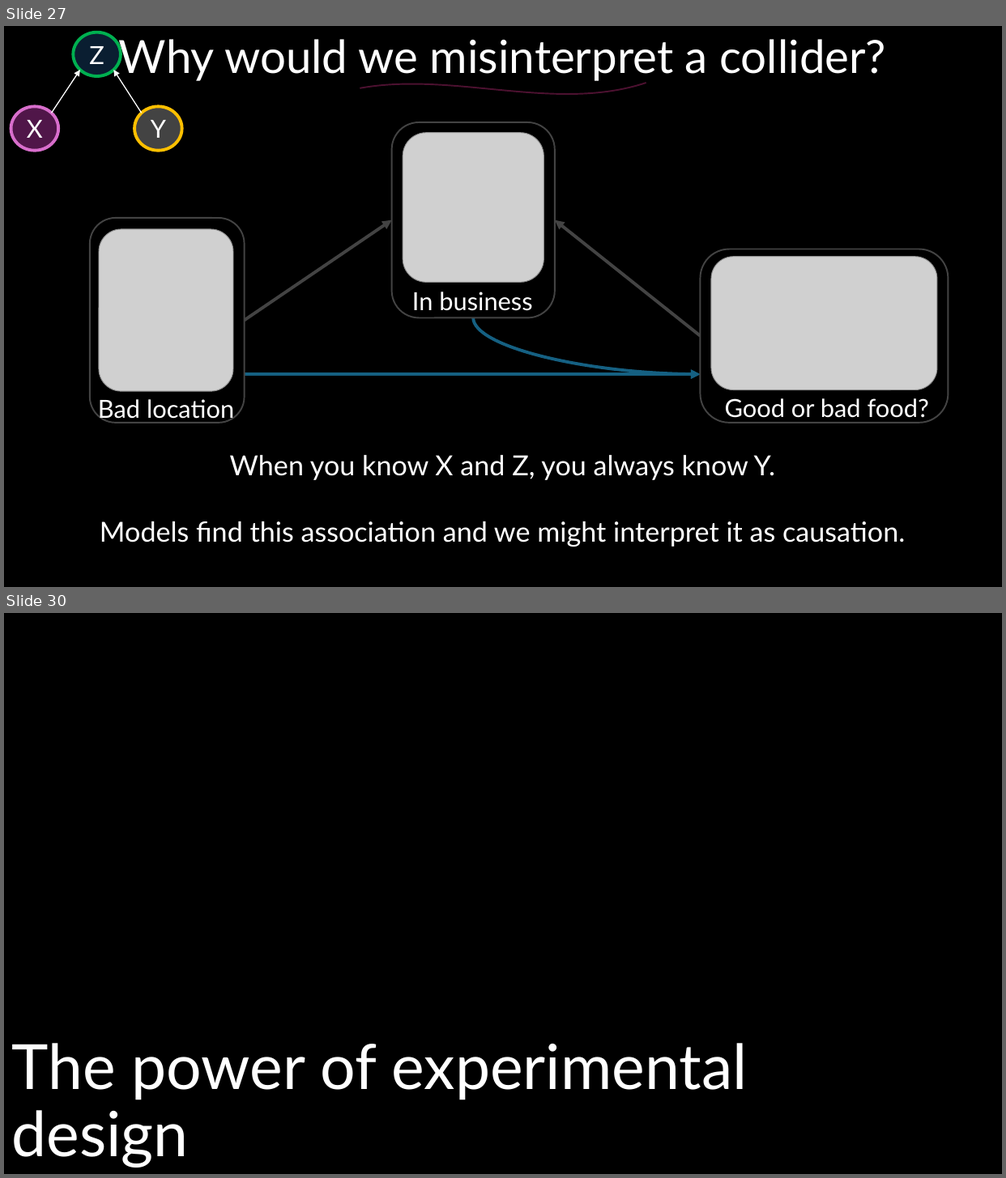
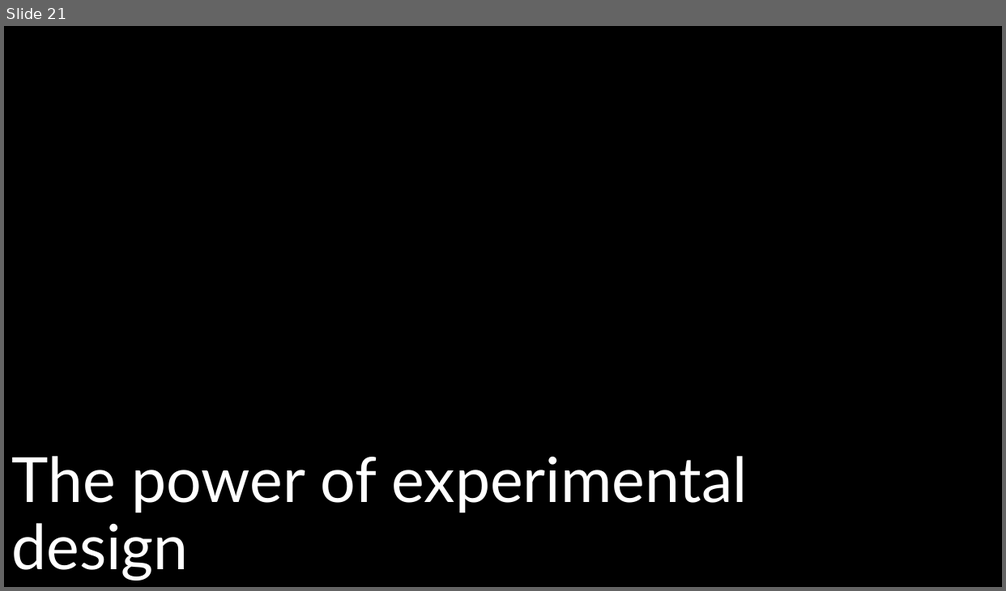
Before and after one commit to DeonRoos/stats-for-biologists, a slide deck: Lectures/Lecture 07.2 Confounding.pptx. Shown one above the other, each under a label of ours: slides 27 and 30 before the commit, slide 21 after it; the slides between them are not shown. The pictures are 1006x1178 and 1006x591 pixels, drawn with LibreOffice and Linux fonts; fonts in the diff are those of the drawing; grey boxes stand for pictures. Boxes give left, top, right and bottom in pixels: in the first picture for what was removed or moved away, otherwise in the second. Text is boxed around its words. In the diff, an @@ line names an element or a change of style, - is before the commit and + after.

```diff
--- a/Lectures/Lecture 07.2 Confounding.pptx
+++ b/Lectures/Lecture 07.2 Confounding.pptx
@@ slide 27 removed at [4,26,1002,587], background #000000 @@
@@ title removed at [119,39,886,81] @@
-Why would we misinterpret a collider?
@@ group removed at [10,32,181,151]: 3 ellipses, 2 arrows @@
-Y
-X
-Z
@@ freeform shape removed at [360,83,646,94] @@
@@ rounded rectangle removed at [392,122,555,318] @@
@@ picture removed at [403,133,544,283] @@
@@ rounded rectangle removed at [90,218,245,423] @@
@@ arrow removed from (245, 320) to (392, 220) @@
@@ arrow removed from (701, 336) to (555, 220) @@
@@ picture removed at [99,229,234,392] @@
@@ rounded rectangle removed at [701,249,948,423] @@
@@ picture removed at [711,257,938,390] @@
@@ text removed at [412,292,532,311] @@
-In business
@@ curved arrow removed from (473, 318) to (701, 375) @@
@@ arrow removed from (245, 375) to (701, 375) @@
@@ text removed at [98,399,234,423] @@
-Bad location
@@ text removed at [725,399,929,422] @@
-Good or bad food?
@@ text removed at [100,455,905,547] @@
-When you know X and Z, you always know Y.
-Models find this association and we might interpret it as causation.
@@ what was slide 30 is now slide 21 @@
```
Also in this commit, not shown: 15 slides changed, 3 slides added, 14 other slides removed, 13 other files.
